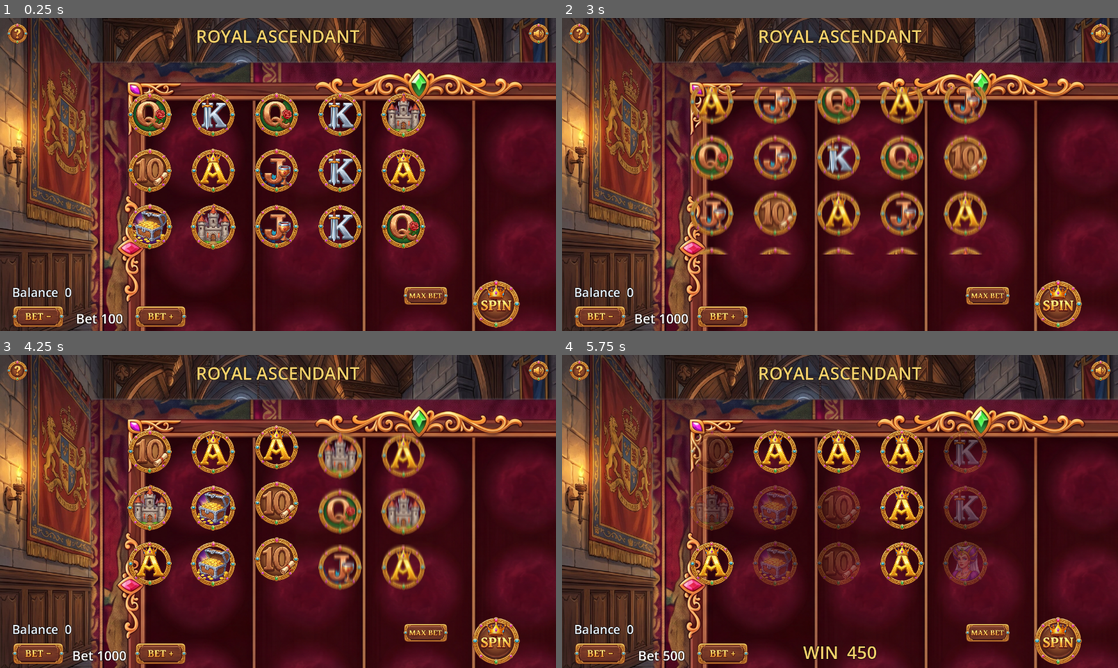
Above: before the commit, frames 1-4 (two rows, left to right).
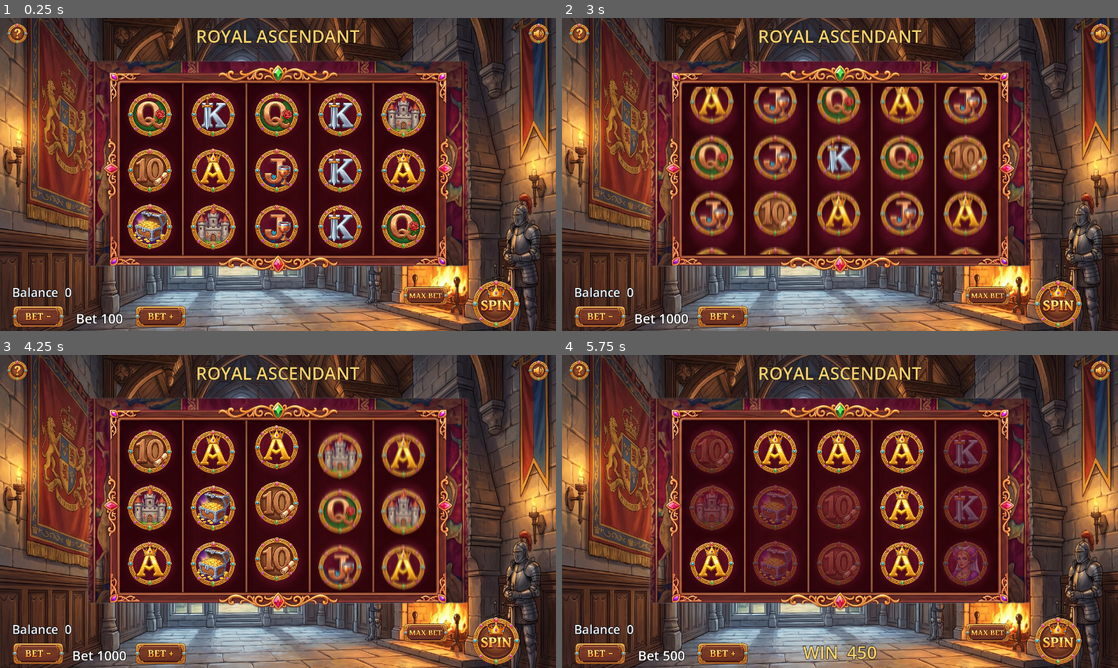
Above: after the commit, the same moments.

Repository: jwillz7667/Fire-Casino
Game: Godot game, scene res://slot/main.tscn
Two runs of this game, one before a commit and one after it. Both use one fixed random seed, a clock stepped at 60 frames per second and the inputs below.
Inputs (mouse positions are in pixels of both pictures, inside the frame that each line leads up to):
- Up to frame 1 (0.25 s): no input
- Up to frame 2 (3 s): click (600, 315) at 0.52 s; click (723, 315) at 1.27 s; click (990, 296) at 2 s; click (1056, 302) at 2.77 s
- Up to frame 3 (4.25 s): click (539, 370) at 3.5 s
- Up to frame 4 (5.75 s): click (578, 370) at 4.27 s; click (600, 652) at 5.02 s

The runs differ from the first frame. In frame 1, 44% of the frame differs, in the area x 15-100%, y 13-100%; in frame 2, 44%; in frame 3, 44%; in frame 4, 46%.

Commit message:
fix(royal-ascendant): reel frame misaligned on web (Control vs Sprite2D)
The gold reel frame was a TextureRect (Control). Under the web canvas stretch its texture min-size/anchor handling rendered it at the wrong rect, so the frame and the Sprite2D symbols diverged — symbols sat outside the painted cells. Measured it with an overlay (symbol positions correct, frame rect wrong). Fix: render the frame as a Sprite2D so it shares the exact canvas transform as the symbols; they can no longer misalign. Verified via the Puppeteer harness — frame now matches the expected rect and symbols seat in the cells. Bump hosted build to /v3/.

Co-Authored-By: Claude Opus 4.8 (1M context) <noreply@anthropic.com>

Diff:
--- a/games/royal-ascendant/slot/slot_machine.gd
+++ b/games/royal-ascendant/slot/slot_machine.gd
@@ -224,12 +224,15 @@
 func _build_frame() -> void:
 	var frame_path := "res://art/ui/reel_frame.png"
 	if ResourceLoader.exists(frame_path):
-		var frame := TextureRect.new()
+		# Sprite2D (NOT TextureRect): a Control's texture min-size/anchor handling
+		# rendered the frame at the wrong rect under the web canvas stretch, so the
+		# frame and the Sprite2D symbols diverged. A Sprite2D shares the exact same
+		# canvas transform as the symbols, so they can never misalign.
+		var frame := Sprite2D.new()
 		frame.texture = load(frame_path)
-		frame.position = FRAME_POS
-		frame.size = FRAME_SIZE
-		frame.expand_mode = TextureRect.EXPAND_IGNORE_SIZE
-		frame.stretch_mode = TextureRect.STRETCH_SCALE
+		frame.centered = true
+		frame.position = FRAME_POS + FRAME_SIZE * 0.5
+		frame.scale = FRAME_SIZE / frame.texture.get_size()
 		frame.z_index = 2   # backdrop: opaque maroon cells sit BEHIND the symbols
 		board.add_child(frame)
 
Not shown, removed: apps/arcade/public/royal-ascendant/v2/index.apple-touch-icon.png
Not shown, removed: apps/arcade/public/royal-ascendant/v2/index.audio.position.worklet.js
Not shown, removed: apps/arcade/public/royal-ascendant/v2/index.audio.worklet.js
Not shown, removed: apps/arcade/public/royal-ascendant/v2/index.html
Not shown, removed: apps/arcade/public/royal-ascendant/v2/index.icon.png
Not shown, removed: apps/arcade/public/royal-ascendant/v2/index.js
Not shown, changed: apps/arcade/public/royal-ascendant/v2/index.pck
Not shown, removed: apps/arcade/public/royal-ascendant/v2/index.png
Not shown, changed: apps/arcade/public/royal-ascendant/v2/index.wasm
Not shown, removed: apps/arcade/public/royal-ascendant/v2/royal-bridge.js
Not shown, added: apps/arcade/public/royal-ascendant/v3/index.apple-touch-icon.png
Not shown, added: apps/arcade/public/royal-ascendant/v3/index.audio.position.worklet.js
(and 10 more such lines)
